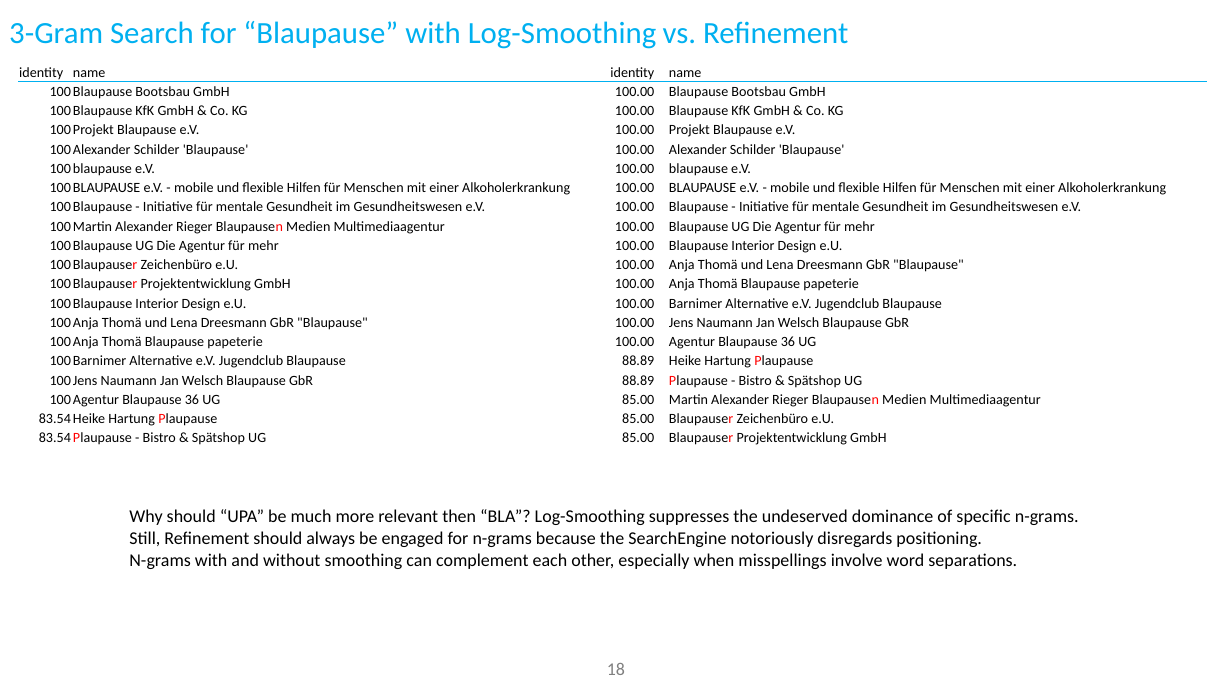
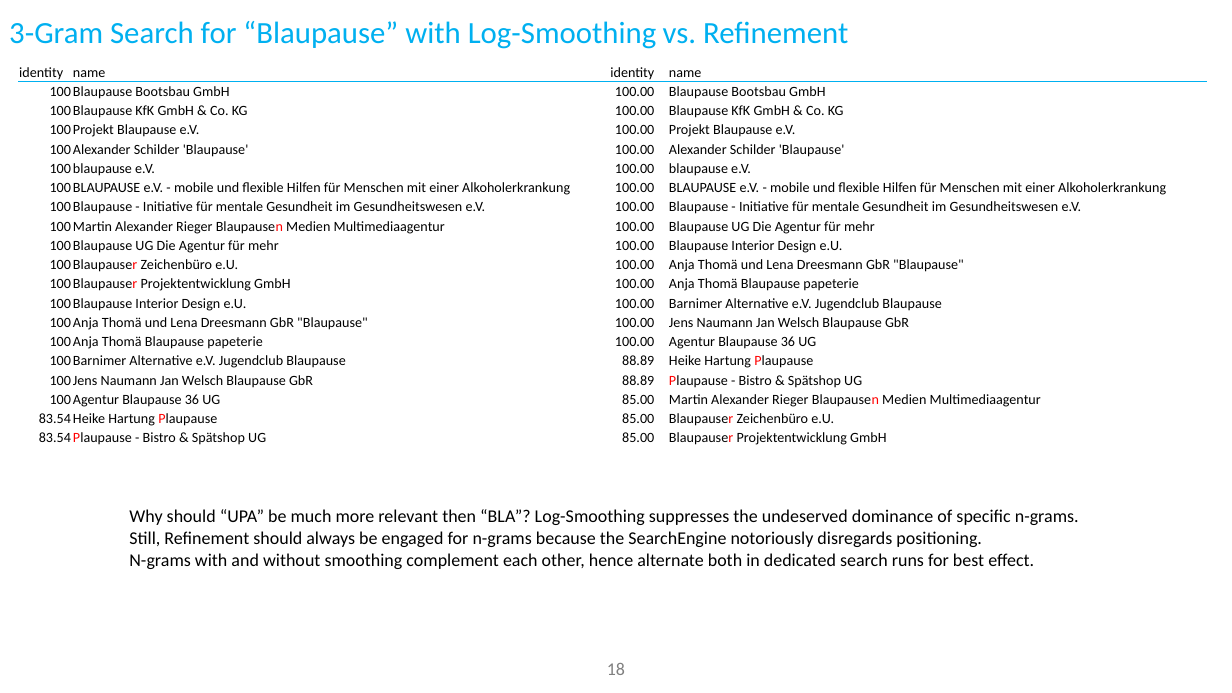
Before and after one commit to ThorstenDoherr/searchengine, a slide deck: slide 18 of doc/SearchEngine_Slides.pptx. Drawn at 1232x693 pixels with LibreOffice and Linux fonts; fonts in the diff are those of the drawing; background and template pictures are left out. Boxes give left, top, right and bottom in pixels: in the first picture for what was removed or moved away, otherwise in the second. Text is boxed around its words. In the diff, an @@ line names an element or a change of style, - is before the commit and + after.

```diff
--- a/doc/SearchEngine_Slides.pptx
+++ b/doc/SearchEngine_Slides.pptx
@@ text at box(129, 531, 1034, 569): text changed @@
-Still, Refinement should always be engaged for n-grams because the SearchEngine notoriously disregards positioning.
-N-grams with and without smoothing can complement each other, especially when misspellings involve word separations.
+Still, Refinement should always be engaged for n-grams because the SearchEngine notoriously disregards positioning.
+N-grams with and without smoothing complement each other, hence alternate both in dedicated search runs for best effect.
```
Also in this commit, not shown: 6 other slides changed, 1 slide added, 1 slide removed, 1 other file.
